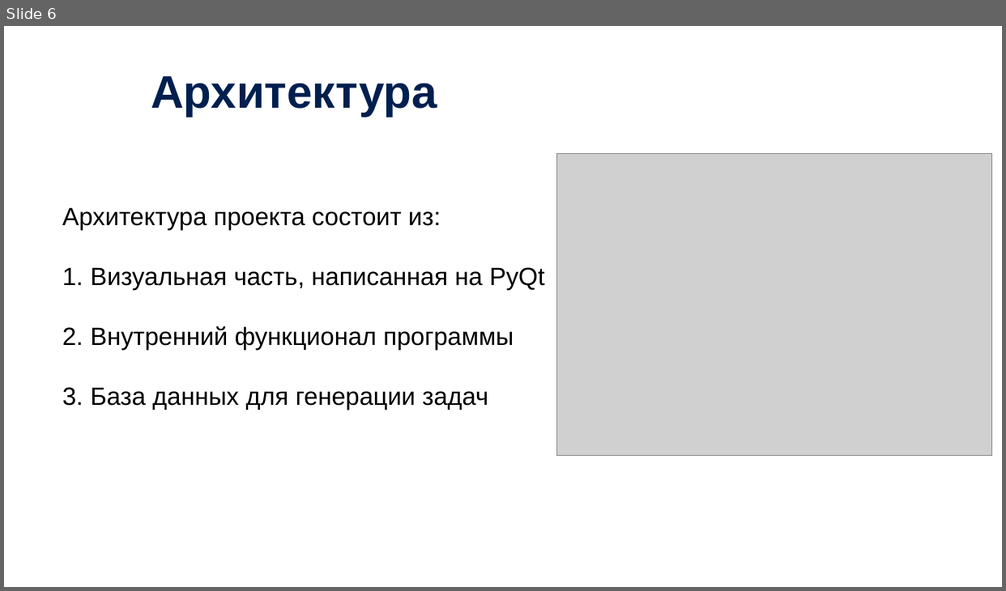
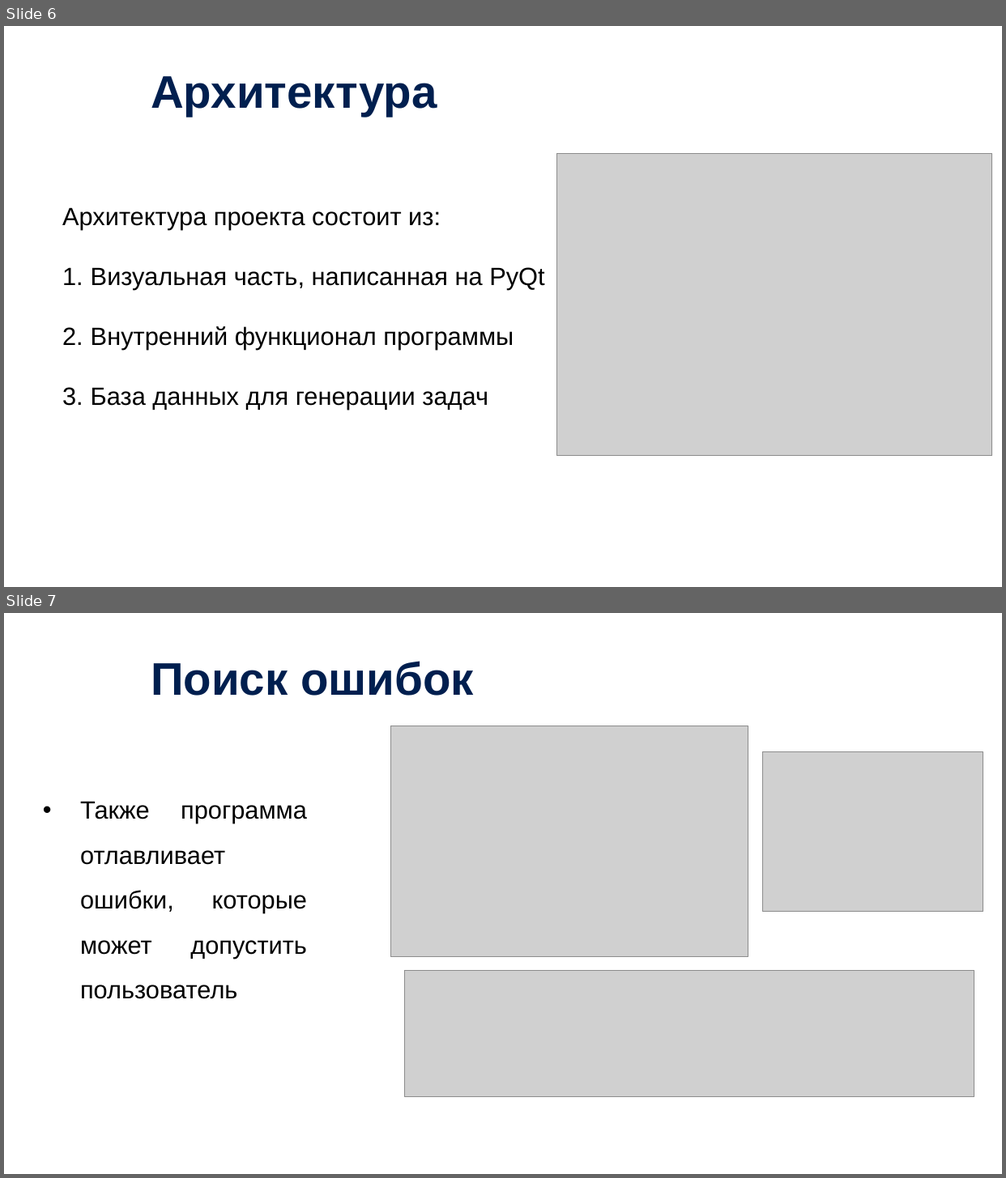
Before and after one commit to kuushma/calculat, a slide deck: documentation/презентация_калькулятор.pptx. Shown one above the other, each under a label of ours: slide 6 before the commit, slides 6 and 7 after it. The pictures are 1006x591 and 1006x1178 pixels, drawn with LibreOffice and Linux fonts; fonts in the diff are those of the drawing; grey boxes stand for pictures; background and template pictures are left out. Boxes give left, top, right and bottom in pixels: in the first picture for what was removed or moved away, otherwise in the second. Text is boxed around its words. In the diff, an @@ line names an element or a change of style, - is before the commit and + after.

```diff
--- a/documentation/презентация_калькулятор.pptx
+++ b/documentation/презентация_калькулятор.pptx
@@ slide 7 added at bbox=[4, 613, 1002, 1174], background picture (left out) @@
@@ text added at bbox=[151, 661, 474, 696], 44 pt, text #001F4F, bold @@
+Поиск ошибок
@@ picture added at bbox=[391, 726, 748, 957] @@
@@ picture added at bbox=[762, 752, 983, 912] @@
@@ text added at bbox=[80, 801, 308, 999], 24 pt, text #000000 @@
+• Также программа отлавливает ошибки, которые может допустить пользователь
@@ picture added at bbox=[404, 971, 974, 1097] @@
```
Also in this commit, not shown: 8 slides changed, 1 other file.
